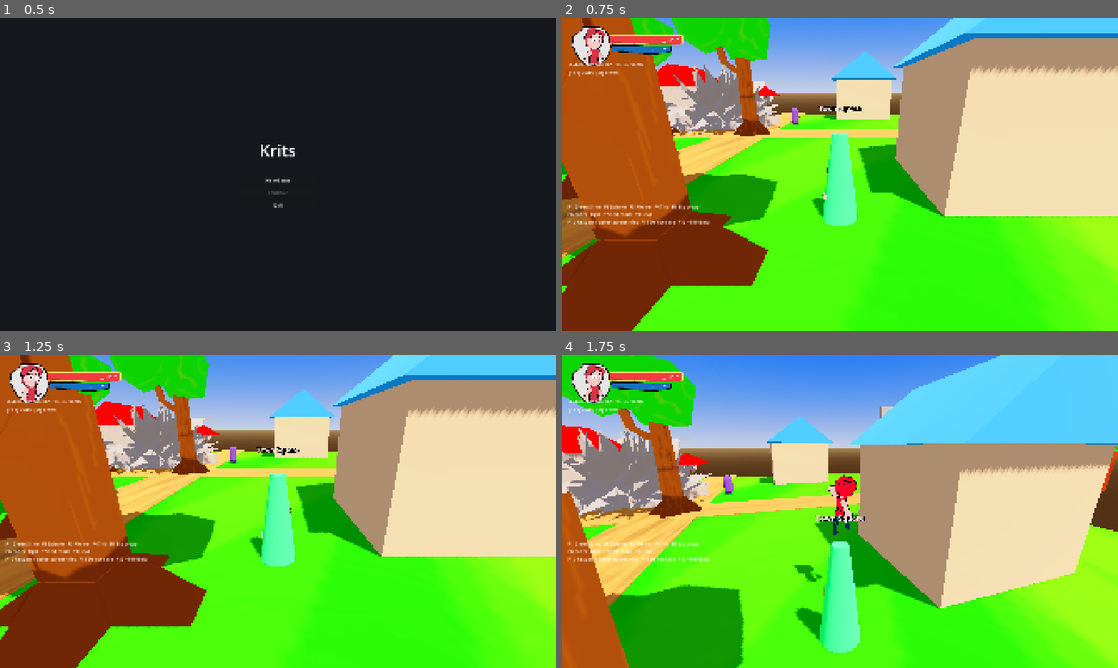
Above: before the commit, frames 1-4 (two rows, left to right).
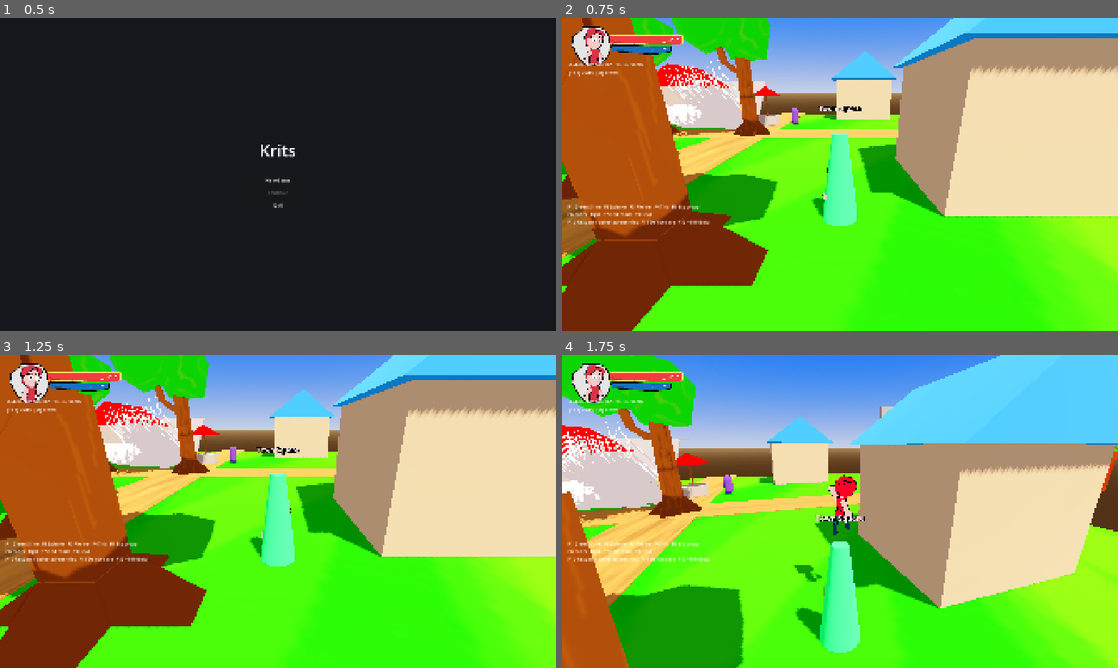
Above: after the commit, the same moments.

Repository: doggoanim/Krits
Game: Godot game, scene res://ui/main_menu.tscn
The game is run twice, just before and just after one commit, with the same random seed, the same clock (stepped at 60 frames per second) and the same inputs.
Inputs (mouse positions are in pixels of both pictures, inside the frame that each line leads up to):
- Up to frame 1 (0.5 s): no input
- Up to frame 2 (0.75 s): click "New Game" at 0.5 s
- Up to frame 3 (1.25 s): no input
- Up to frame 4 (1.75 s): tap Enter at 1.25 s; move the mouse to (867, 511) at 1.27 s; hold W (move_forward) from 1.28 s (still down); hold Ctrl (crouch_pound) from 1.28 s (still down); click (867, 511) at 1.42 s; tap Space (jump) at 1.52 s

Frame 1 is identical in both runs. In frame 2, 2.2% of the frame differs, in the area x 18-40%, y 13-38%; in frame 3, 2.3%; in frame 4, 3.9%, in the area x 0-28%, y 21-54%.

Commit message:
Implement Y-axis billboard by hand in the grass shader
Godot's spatial shaders have no billboard render_mode at all - that
was never valid syntax, just a StandardMaterial3D-only feature, so
both 'billboard_keep_y' and 'billboard_y' failed to compile.

Replaced with the standard manual technique: build a basis whose
forward vector points horizontally at the camera (zeroing out Y so
the blade never tilts with camera pitch) and feed it into
MODELVIEW_MATRIX directly, preserving each MultiMesh instance's own
scale.

Co-Authored-By: Claude Sonnet 5 <noreply@anthropic.com>
Claude-Session: https://claude.ai/code/session_01TYpdm1jACUqsWG6yyTxbgm

Diff:
--- a/world/grass/grass.gdshader
+++ b/world/grass/grass.gdshader
@@ -1,11 +1,18 @@
 shader_type spatial;
-render_mode cull_disabled, diffuse_toon, billboard_y, depth_prepass_alpha;
+render_mode cull_disabled, diffuse_toon, depth_prepass_alpha;
 // Billboard grass blade: always faces the camera around the Y axis (stays
 // rooted upright) while bending away from anything carrying a TrampleMarker
-// and swaying in a constant ambient "wind". See world/grass/trample_map.gd
-// for how the bending data is produced — this shader only ever reads it
-// through the global uniforms below, so any grass material using this
-// shader gets trample-bending for free with no extra wiring.
+// and swaying in a constant ambient "wind".
+//
+// Godot's spatial shaders have no render_mode for billboarding - that's a
+// StandardMaterial3D-only feature - so the Y-axis facing below is done by
+// hand: build a basis whose forward vector points horizontally at the
+// camera (camera position minus this instance's position, Y zeroed out)
+// and whose up vector stays world-up, then feed that into MODELVIEW_MATRIX
+// ourselves instead of the engine's default.
+//
+// See world/grass/trample_map.gd for how the bending data gets here - this
+// shader only ever reads it through the global uniforms below.
 
 uniform sampler2D albedo_texture : source_color;
 uniform float alpha_scissor_threshold : hint_range(0.0, 1.0) = 0.5;
@@ -40,6 +47,31 @@
 	// Flatten toward the ground when trampled; sway/lean at the tip.
 	VERTEX.y -= VERTEX.y * trample_amount * trample_strength;
 	VERTEX.x += (wind - trample_amount * 0.3) * tip;
+
+	// Y-axis billboard. Each MultiMesh instance can have its own scale, so
+	// pull that out of MODEL_MATRIX first and reapply it to the new basis
+	// rather than assuming every blade is the same size.
+	vec3 scale = vec3(
+		length(MODEL_MATRIX[0].xyz),
+		length(MODEL_MATRIX[1].xyz),
+		length(MODEL_MATRIX[2].xyz)
+	);
+	vec3 cam_pos = INV_VIEW_MATRIX[3].xyz;
+	vec3 to_camera = cam_pos - world_origin;
+	to_camera.y = 0.0;
+	float to_camera_len = length(to_camera);
+	vec3 forward = to_camera_len > 0.0001 ? to_camera / to_camera_len : vec3(0.0, 0.0, 1.0);
+	vec3 right = normalize(cross(vec3(0.0, 1.0, 0.0), forward));
+	vec3 up = vec3(0.0, 1.0, 0.0);
+
+	mat4 billboard_model = mat4(
+		vec4(right * scale.x, 0.0),
+		vec4(up * scale.y, 0.0),
+		vec4(forward * scale.z, 0.0),
+		vec4(world_origin, 1.0)
+	);
+	MODELVIEW_MATRIX = VIEW_MATRIX * billboard_model;
+	MODELVIEW_NORMAL_MATRIX = mat3(MODELVIEW_MATRIX);
 }
 
 void fragment() {
